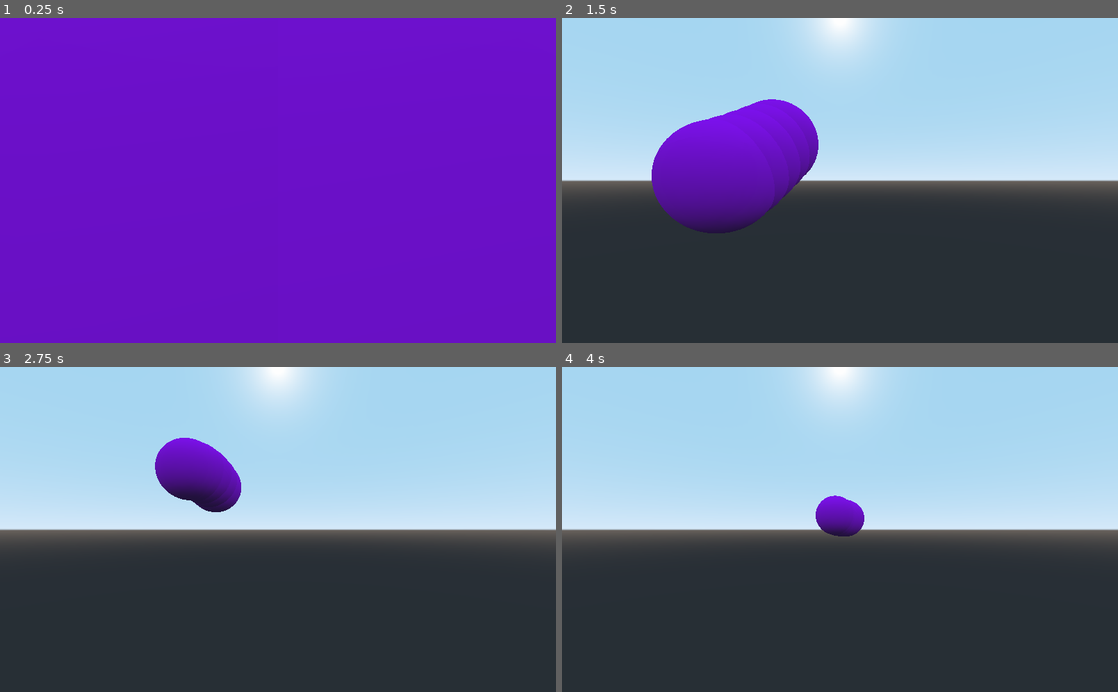
Above: before the commit, frames 1-4 (two rows, left to right).
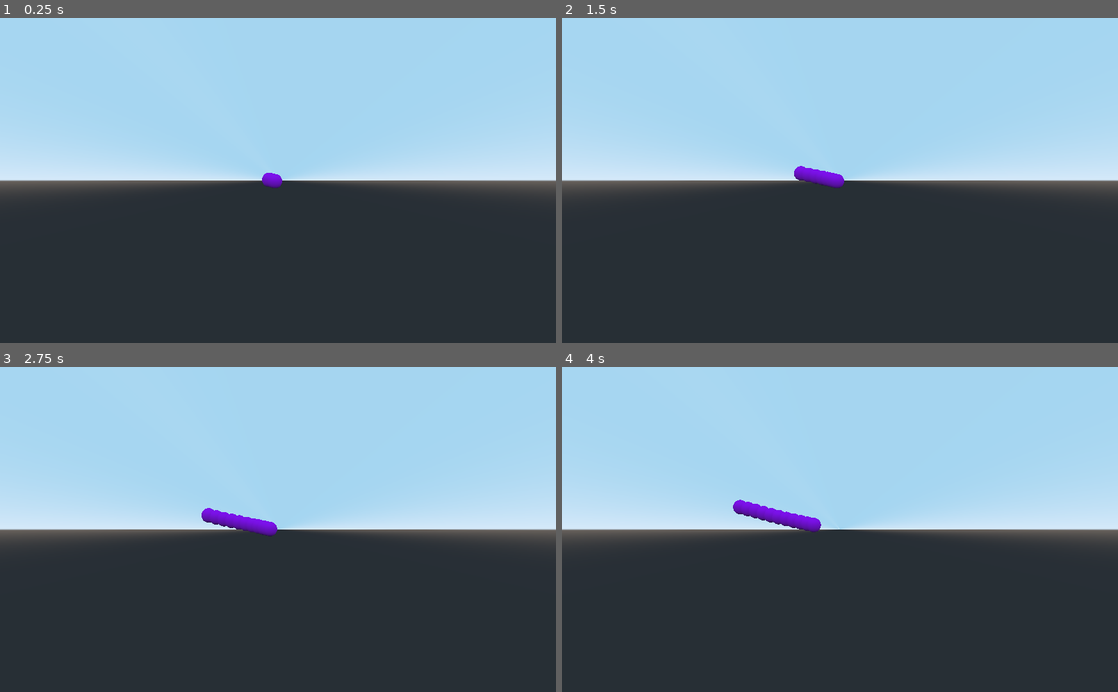
Above: after the commit, the same moments.

Repository: aidan-middleton/Fish-Tank-Game-With-Eel
Game: Godot game, scene res://Scenes/main.tscn
The game is run twice, just before and just after one commit, with the same random seed, the same clock (stepped at 60 frames per second) and the same inputs.
Inputs (mouse positions are in pixels of both pictures, inside the frame that each line leads up to):
- Up to frame 1 (0.25 s): no input
- Up to frame 2 (1.5 s): tap Enter at 0.5 s; move the mouse to (962, 164) at 0.52 s; hold D 0.53-1.25 s; tap J at 0.6 s; click (962, 164) at 0.67 s; tap U at 0.8 s; drag from (728, 196) to (812, 245) at 1.27 s
- Up to frame 3 (2.75 s): move the mouse to (333, 458) at 2.02 s; hold D from 2.03 s (still down); tap O at 2.1 s; tap I at 2.3 s
- Up to frame 4 (4 s): release D at 2.75 s; drag from (812, 594) to (673, 480) at 2.77 s; move the mouse to (1006, 578) at 3.52 s; hold A from 3.53 s (still down); tap K at 3.6 s; tap L at 3.8 s

The runs differ from the first frame. In frame 1, 100% of the frame differs, in the area x 0-100%, y 0-100%; in frame 2, 12%; in frame 3, 6.6%; in frame 4, 4.6%.

Commit message:
set up tank and camera angle

Diff:
--- a/project/Scenes/main.tscn
+++ b/project/Scenes/main.tscn
@@ -1,11 +1,22 @@
 [gd_scene load_steps=3 format=2]
 
-[ext_resource path="res://Scripts/freecamera.gd" type="Script" id=1]
 [ext_resource path="res://Scripts/main.gd" type="Script" id=2]
+
+[sub_resource type="SpatialMaterial" id=1]
+flags_transparent = true
+flags_use_shadow_to_opacity = true
+flags_unshaded = true
 
 [node name="main" type="Spatial"]
 script = ExtResource( 2 )
 
 [node name="Camera" type="Camera" parent="."]
-transform = Transform( 1, 0, 0, 0, 1, 0, 0, 0, 1, 0, 0.317038, 0.961384 )
-script = ExtResource( 1 )
+transform = Transform( 0.59989, 0.256199, -0.757954, 0, 0.947344, 0.320216, 0.800083, -0.192094, 0.568302, -28.9941, 12.4563, 22.2603 )
+projection = 1
+size = 45.0
+
+[node name="CSGBox" type="CSGBox" parent="."]
+width = 35.0
+height = 25.0
+depth = 50.0
+material = SubResource( 1 )
--- a/project/Scripts/Eel/EelBodyController.gd
+++ b/project/Scripts/Eel/EelBodyController.gd
@@ -8,7 +8,7 @@
 
 func follow_parent() -> void:
 	self.global_transform.origin = lerp(self.global_transform.origin,
-		parent.global_transform.origin, get_physics_process_delta_time() * 8.0)
+		parent.global_transform.origin, get_physics_process_delta_time() * 3.0)
 	self.rotation_degrees = lerp(self.rotation_degrees,
 		parent.rotation_degrees, get_physics_process_delta_time() * 5.0)
 
--- a/project/Scripts/Eel/EelController.gd
+++ b/project/Scripts/Eel/EelController.gd
@@ -9,16 +9,16 @@
 
 var bodies: Array = []
 
+var start_length: int = 10
+
 onready var head: KinematicBody = $eel_head
 #onready var camera: Camera = $camera
 
 func _ready() -> void:
 	head.get_node("Area").connect("area_entered", self, "_on_head_area_entered")
 
-	add_body()
-	add_body()
-	add_body()
-	add_body()
+	for i in range(start_length):
+		add_body()
 
 func add_body() -> void:
 	var body_new: KinematicBody = body.instance()
--- a/project/Scripts/Eel/EelHeadController.gd
+++ b/project/Scripts/Eel/EelHeadController.gd
@@ -1,42 +1,45 @@
 extends KinematicBody
 
 const move_speed: float = 4.0
-const rotation_speed: float = 1.0
+const rotation_speed: float = 0.01
 
 onready var parent: Spatial = get_parent()
 
+# default look states
+var UP_LOCATION = Vector3(1, 1, 1)
+
 # Keyboard state
-var _i = false
-var _k = false
-var _j = false
-var _l = false
-var _u = false
-var _o = false
+var _up = false
+var _down = false
+var _left = false
+var _right = false
 
 func _input(event):
 	# Receives key input
 	if event is InputEventKey:
 		match event.scancode:
 			KEY_I:
-				_i = event.pressed
+				_up = event.pressed
 			KEY_K:
-				_k = event.pressed
+				_down = event.pressed
+			KEY_J:
+				_left = event.pressed
 			KEY_L:
-				_l = event.pressed
-			KEY_J:
-				_j = event.pressed
-			KEY_U:
-				_u = event.pressed
-			KEY_O:
-				_o = event.pressed
+				_right = event.pressed
 
 func _physics_process(delta: float) -> void:
 	var _velocity = Vector3(get_global_transform().basis.z * move_speed)
 	translate(-get_global_transform().basis.z * move_speed * delta)
 
-	var _pitch: float = _k as float - _i as float
-	var _yaw: float = _l as float - _j as float
-	var _roll: float = _o as float - _u as float
 
-	var _direction = Vector3(_pitch,_yaw,_roll)
+	var _pitch: float = _up as float - _down as float
+	var _yaw: float = _left as float - _right as float
+
+	var _direction = Vector3(_pitch,_yaw,0)
 	rotate(_direction, rotation_speed)
+
+#	var rot = Quat(rotation)
+#	look_at(UP_LOCATION, Vector3.UP)
+#	var target_rot = Quat(rotation)
+#	rotation = rotation.slerp(target_rot, rotation_speed)
+#	transform.basis = Basis(rotation)
